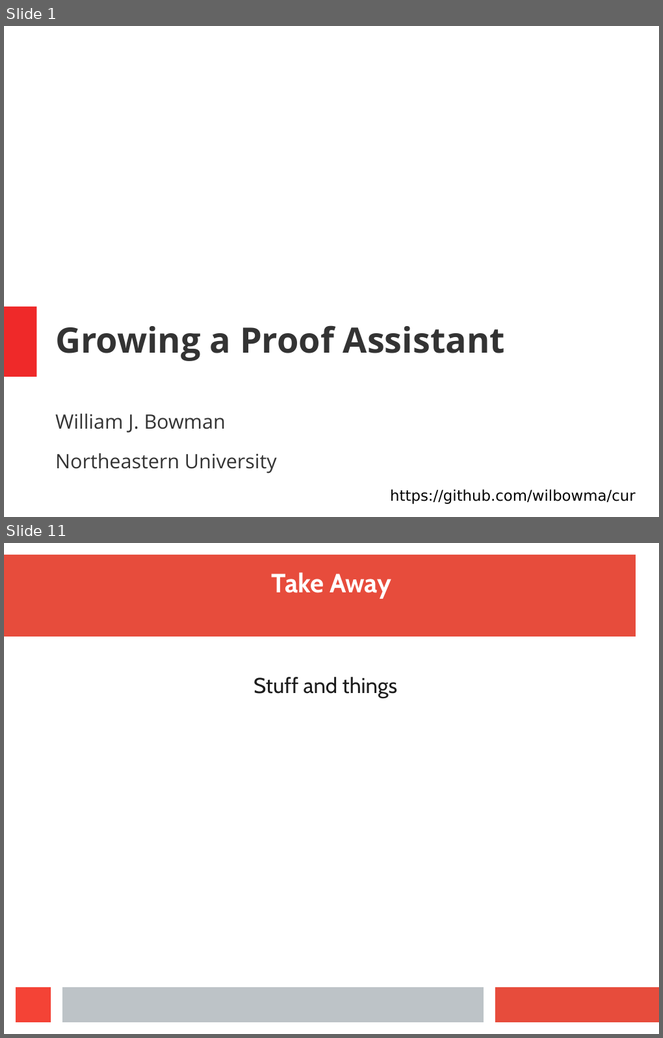
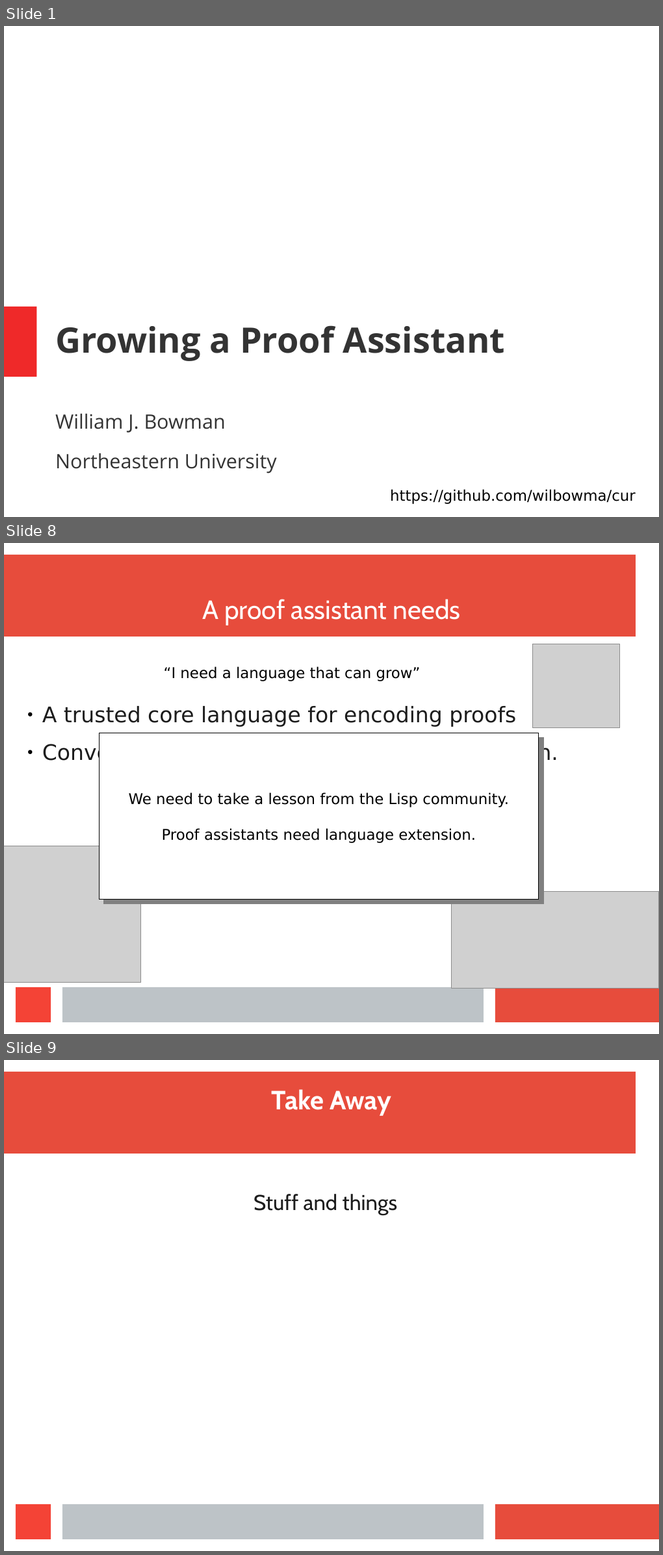
Before and after one commit to wilbowma/cur, a slide deck: hope-2016/slides.odp. Shown one above the other, each under a label of ours: slides 1 and 11 before the commit, slides 1, 8 and 9 after it; the slides between them are not shown. The pictures are 663x1038 and 663x1555 pixels, drawn with LibreOffice and Linux fonts; fonts in the diff are those of the drawing; grey boxes stand for pictures. Boxes give left, top, right and bottom in pixels: in the first picture for what was removed or moved away, otherwise in the second. Text is boxed around its words. In the diff, an @@ line names an element or a change of style, - is before the commit and + after.

```diff
--- a/hope-2016/slides.odp
+++ b/hope-2016/slides.odp
@@ slide 8 added at (4,543,659,1034), background #FFFFFF; not listed: 4 template elements that a slide beside it also shows @@
@@ title added at (202,599,461,626), 32 pt, text #FFFFFF @@
+A proof assistant needs
@@ picture added at (533,644,620,728) @@
@@ text added at (164,667,421,681), 18 pt, text #000000 @@
+“I need a language that can grow”
@@ text added at (42,706,558,765), 26 pt, text #1C1C1C @@
+● A trusted core language for encoding proofs
+● Convenient, sophisticated, user-define notation.
@@ rectangle added at (99,733,539,900), fill #FFFFFF, outline #000000 0 pt, 18 pt, text #000000 @@
+We need to take a lesson from the Lisp community.
+Proof assistants need language extension.
@@ picture added at (4,846,140,983) @@
@@ picture added at (452,892,659,989) @@
@@ what was slide 11 is now slide 9 @@
```
Also in this commit, not shown: 6 other slides added, 9 slides removed, 2 other files.
